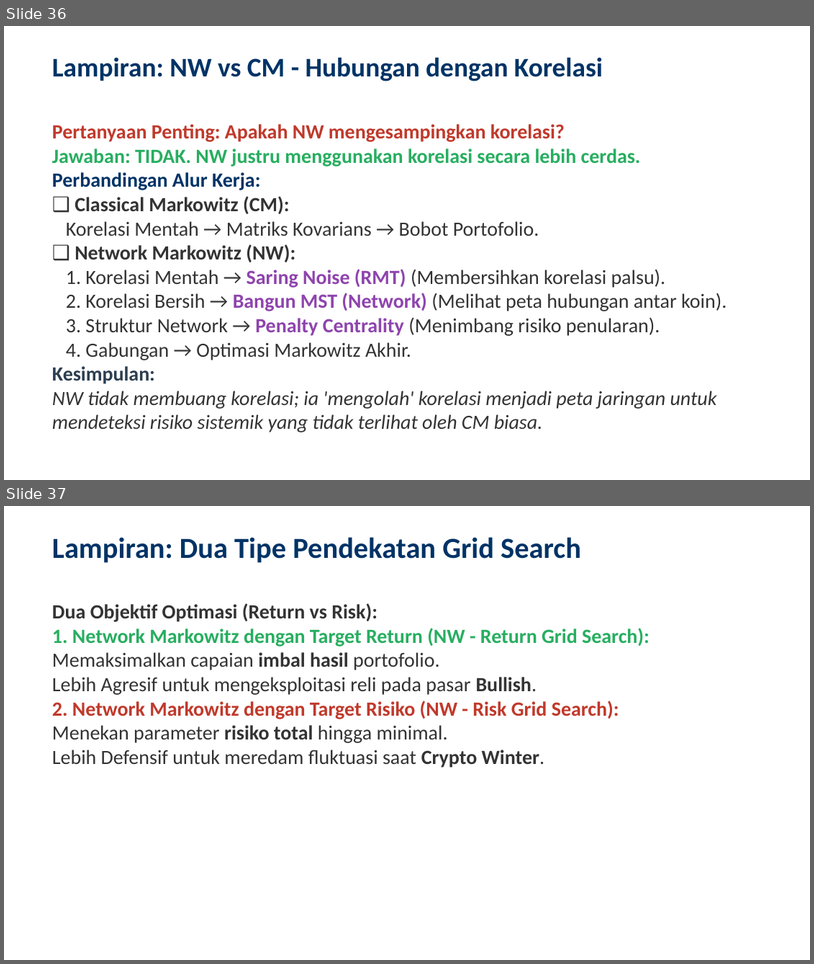
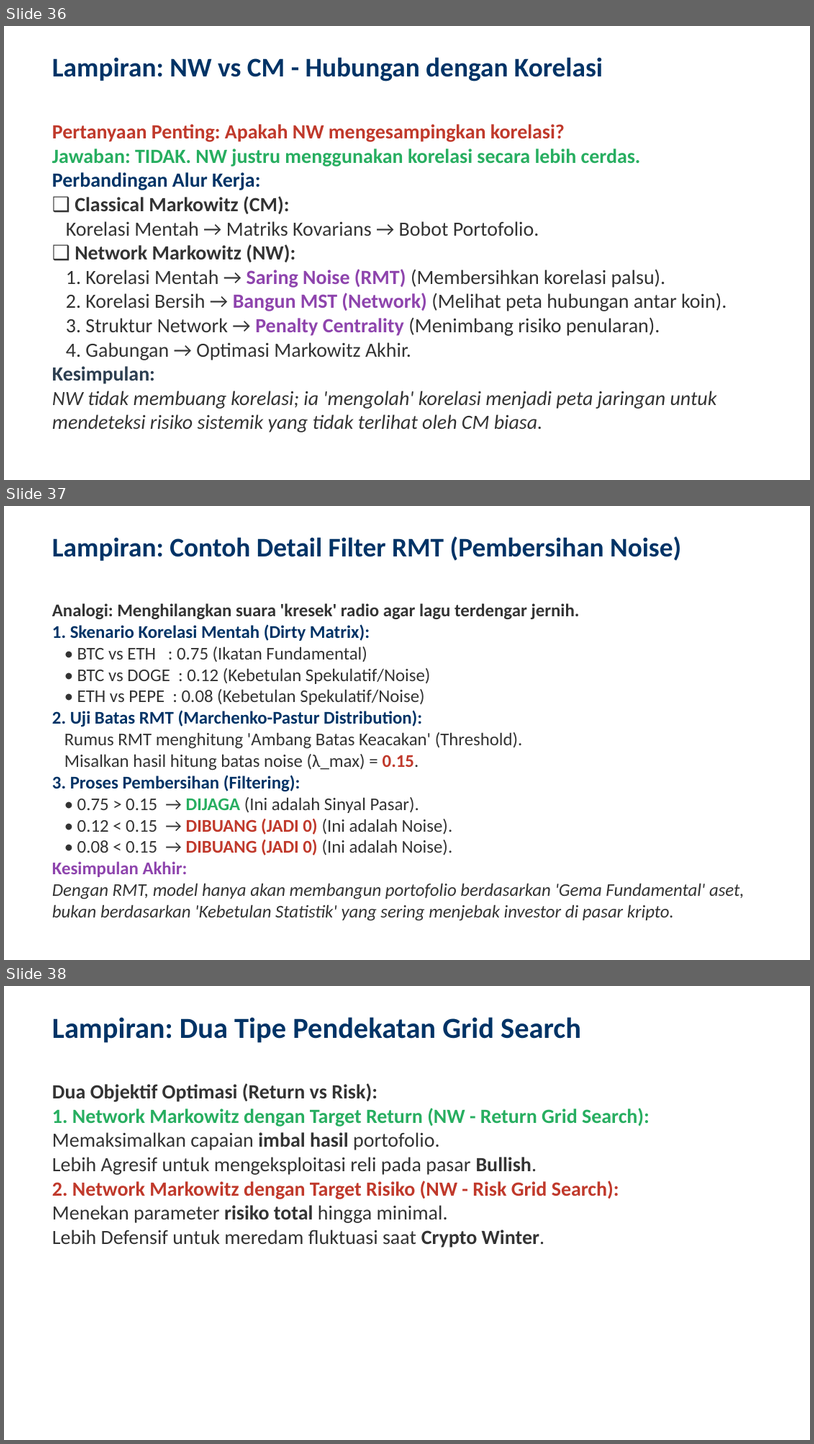
Before and after one commit to ragilrojo/RepoThesis, a slide deck: Presentasi_Proposal_Update.pptx. Shown one above the other, each under a label of ours: slides 36 and 37 before the commit, slides 36, 37 and 38 after it. The pictures are 814x964 and 814x1444 pixels, drawn with LibreOffice and Linux fonts; fonts in the diff are those of the drawing. Boxes give left, top, right and bottom in pixels: in the first picture for what was removed or moved away, otherwise in the second. Text is boxed around its words. In the diff, an @@ line names an element or a change of style, - is before the commit and + after.

Commit message:
feat: add detailed RMT noise filtering example slide

```diff
--- a/Presentasi_Proposal_Update.pptx
+++ b/Presentasi_Proposal_Update.pptx
@@ slide 37 added at (x1=4, y1=506, x2=810, y2=960), background #FFFFFF @@
@@ text added at (x1=52, y1=536, x2=682, y2=561), 24 pt, text #003366, bold @@
+Lampiran: Contoh Detail Filter RMT (Pembersihan Noise)
@@ text added at (x1=52, y1=603, x2=745, y2=921), 16 pt, text #333333 @@
+Analogi: Menghilangkan suara 'kresek' radio agar lagu terdengar jernih.
+1. Skenario Korelasi Mentah (Dirty Matrix):
+• BTC vs ETH : 0.75 (Ikatan Fundamental)
+• BTC vs DOGE : 0.12 (Kebetulan Spekulatif/Noise)
+• ETH vs PEPE : 0.08 (Kebetulan Spekulatif/Noise)
+2. Uji Batas RMT (Marchenko-Pastur Distribution):
+Rumus RMT menghitung 'Ambang Batas Keacakan' (Threshold).
+Misalkan hasil hitung batas noise (λ_max) = 0.15.
+3. Proses Pembersihan (Filtering):
+• 0.75 > 0.15 → DIJAGA (Ini adalah Sinyal Pasar).
+• 0.12 < 0.15 → DIBUANG (JADI 0) (Ini adalah Noise).
+• 0.08 < 0.15 → DIBUANG (JADI 0) (Ini adalah Noise).
+Kesimpulan Akhir:
+Dengan RMT, model hanya akan membangun portofolio berdasarkan 'Gema Fundamental' aset, bukan berdasarkan 'Kebetulan Statistik' yang sering menjebak investor di pasar kripto.
@@ what was slide 37 is now slide 38 @@
```
Also in this commit, not shown: 1 other file.
